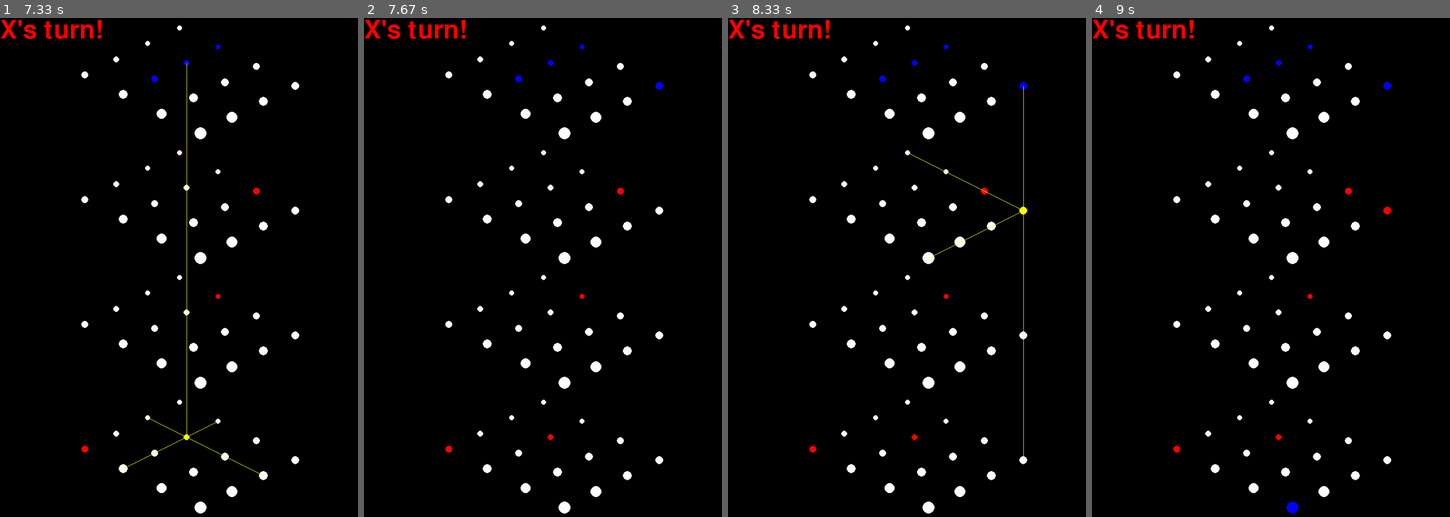
Above: before the commit, frames 1-4 (left to right).
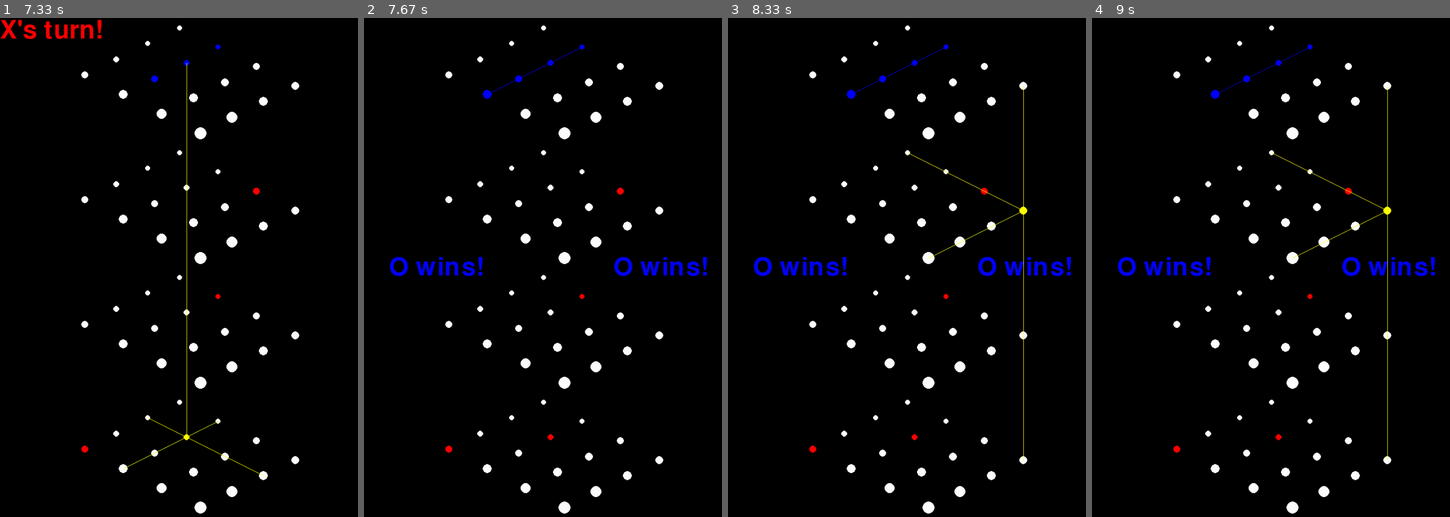
Above: after the commit, the same moments.

Repository: kluedemann/GitGud
Game: pygame game, started from main.py
Two runs of this game, one before a commit and one after it. Both use one fixed random seed, a clock stepped at 60 frames per second and the inputs below.
Inputs (mouse positions are in pixels of both pictures, inside the frame that each line leads up to):
- Up to frame 1 (7.33 s): press the mouse at (93, 337) at 0.37 s; move the mouse to (128, 232) at 0.47 s; release the mouse at (164, 132) at 0.6 s; move the mouse to (214, 302) at 0.7 s; move the mouse to (254, 202) at 1.17 s; click (254, 202) at 1.33 s; press the mouse at (254, 202) at 2.18 s; move the mouse to (254, 192) at 2.28 s; release the mouse at (254, 177) at 2.42 s; click (78, 347) at 2.98 s; press the mouse at (78, 347) at 3.38 s; move the mouse to (85, 402) at 3.48 s; release the mouse at (93, 457) at 3.62 s; move the mouse to (207, 297) at 4.15 s; click (207, 297) at 4.35 s; move the mouse to (214, 287) at 5.23 s; click (214, 287) at 5.5 s; move the mouse to (89, 352) at 5.78 s; click (89, 352) at 6.13 s; move the mouse to (186, 447) at 6.62 s; click (186, 447) at 7.02 s
- Up to frame 2 (7.67 s): no input
- Up to frame 3 (8.33 s): move the mouse to (1032, 207) at 8.3 s
- Up to frame 4 (9 s): click (1396, 207) at 8.63 s

Frame 1 is identical in both runs. In frame 2, 1.5% of the frame differs, in the area x 0-96%, y 0-52%; in frame 3, 1.5%; in frame 4, 1.9%, in the area x 0-96%, y 0-100%.

Commit message:
Bug fixes

Diff:
--- a/bot.py
+++ b/bot.py
@@ -136,10 +136,10 @@
         game: Tic tac toe game
         """
         if self.game_over(game):
-            if game.check_win(self.player):
-                return 1 if depth else 10
-            elif game.check_win(self.opponent):
-                return -1 if depth > 2 else -20
+            if game.check_win(self.opponent)[0]:
+                return -1 if depth > 2 else -10
+            elif game.check_win(self.player)[0]:
+                return 1 if depth > 1 else 10
             else:
                 return 0
 
--- a/main.py
+++ b/main.py
@@ -402,7 +402,7 @@
                     elif k == 3:
                         winning_line = [(i, n - 1, 0), (i, 0, n - 1)]
                     elif k == 4:
-                        winning_line = [(0, n - 1, i), (n - 1, 0, i)]
+                        winning_line = [(n - 1, i, 0), (0, i, n - 1)]
                     elif k == 5:
                         winning_line = [(n - 1, 0, i), (0, n - 1, i)]
                     return True, winning_line
